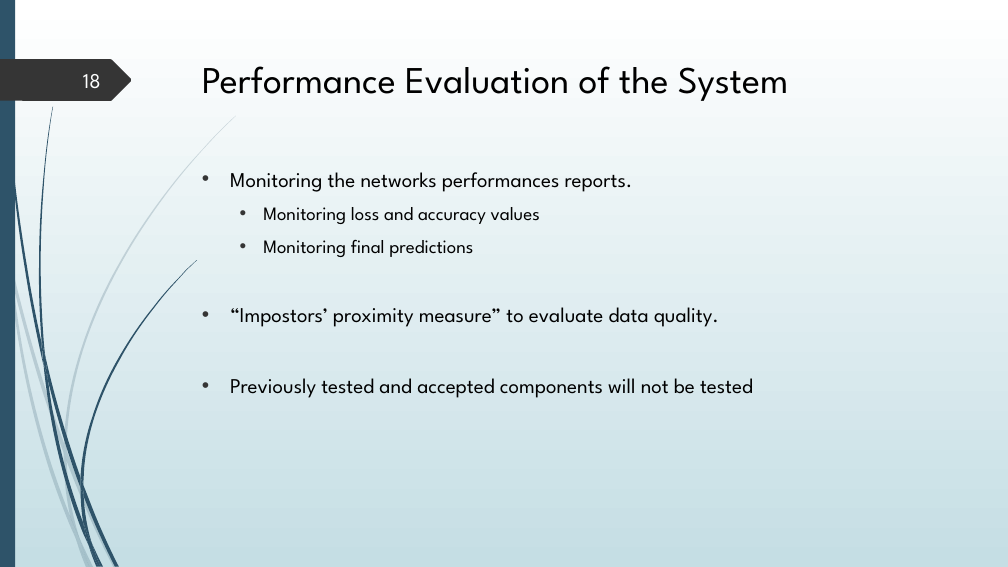
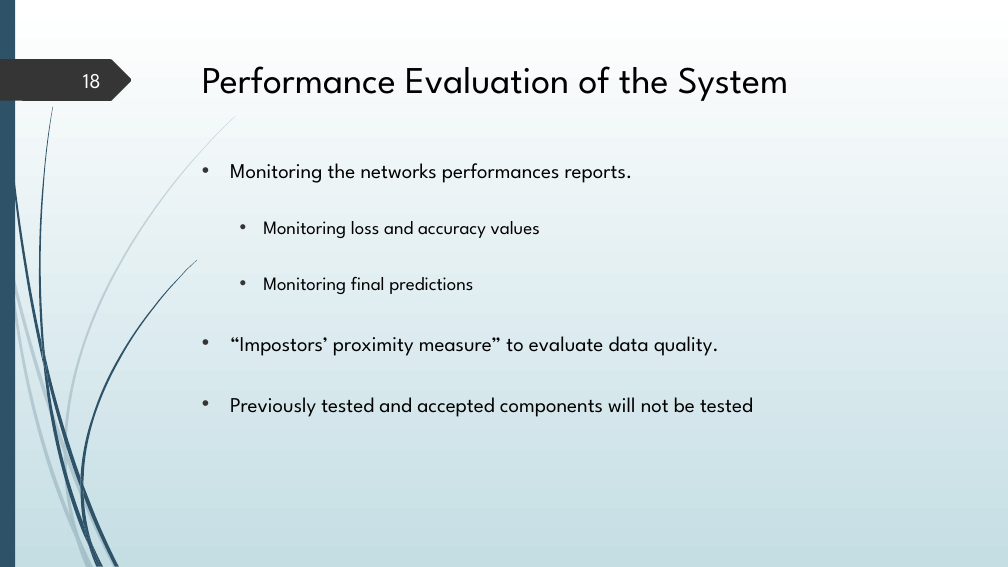
Before and after one commit to kmaltcev/NLP-BiLSTM-model, a slide deck: slide 18 of Capstone Project 21-2-R-13.pptx. Drawn at 1008x567 pixels with LibreOffice and Linux fonts; fonts in the diff are those of the drawing. Boxes give left, top, right and bottom in pixels: in the first picture for what was removed or moved away, otherwise in the second. Text is boxed around its words. In the diff, an @@ line names an element or a change of style, - is before the commit and + after.

```diff
--- a/Capstone Project 21-2-R-13.pptx
+++ b/Capstone Project 21-2-R-13.pptx
@@ text "Monitoring the networks performances reports." moved from (x1=230, y1=172, x2=753, y2=398) to (x1=230, y1=163, x2=753, y2=417) @@
@@ text "Monitoring the networks performances reports." at (x1=230, y1=163, x2=753, y2=417): line spacing 1 to 2 @@
```
Also in this commit, not shown: 14 other slides changed, 9 other files.
